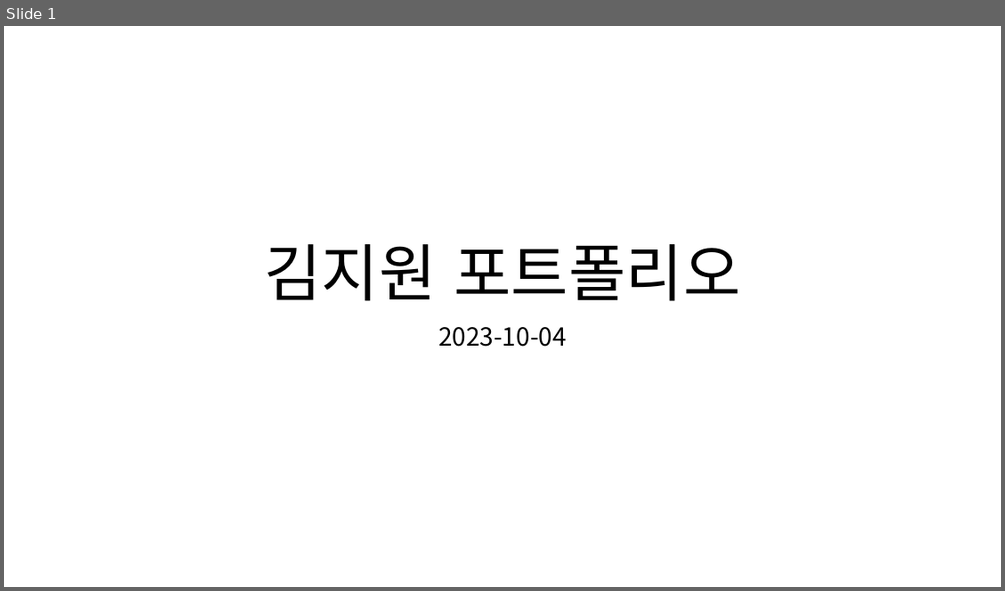
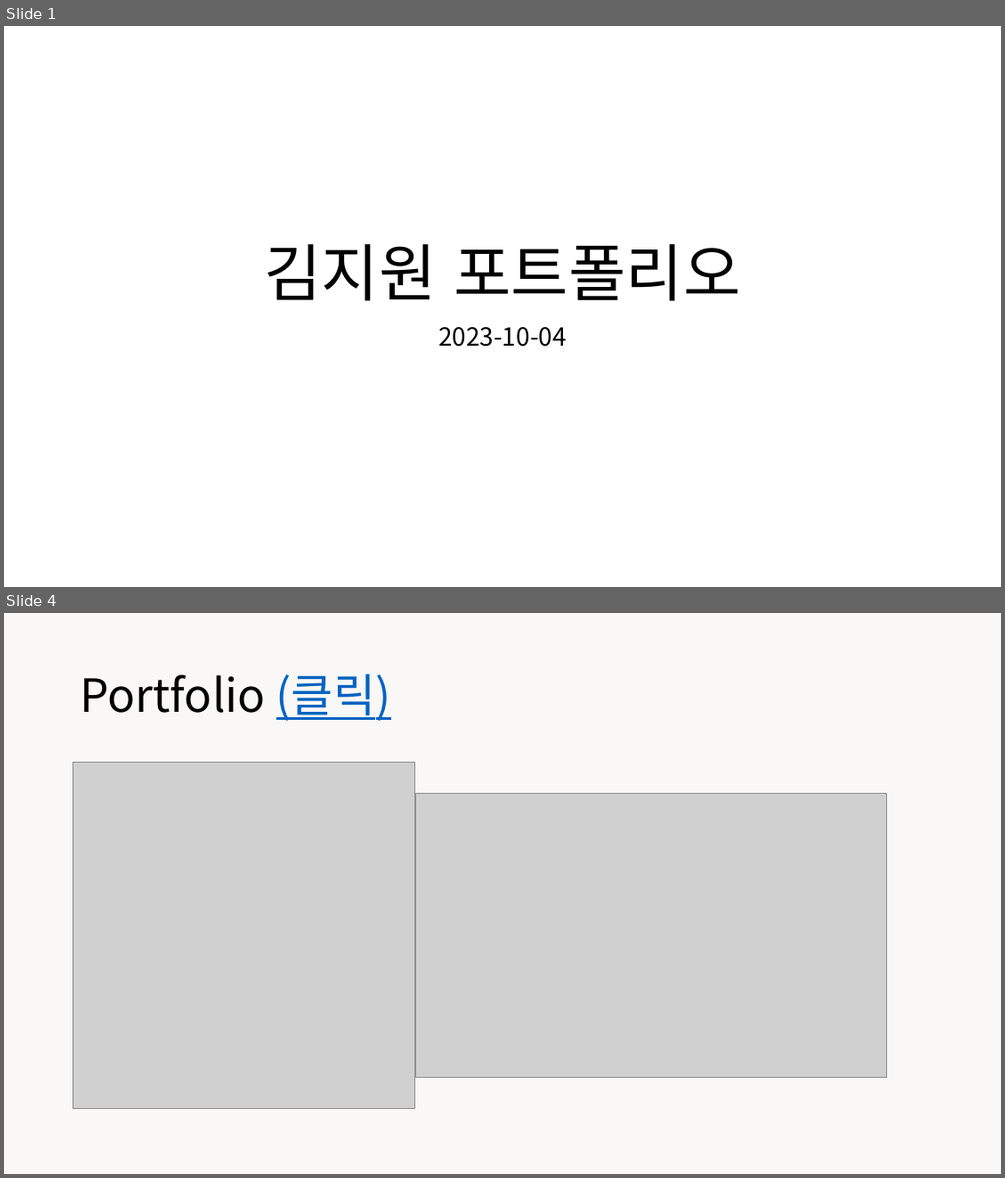
Before and after one commit to benibecan/---, a slide deck: 발표자료.pptx. Shown one above the other, each under a label of ours: slide 1 before the commit, slides 1 and 4 after it; the slides between them are not shown. The pictures are 1005x591 and 1005x1178 pixels, drawn with LibreOffice and Linux fonts; fonts in the diff are those of the drawing; grey boxes stand for pictures. Boxes give left, top, right and bottom in pixels: in the first picture for what was removed or moved away, otherwise in the second. Text is boxed around its words. In the diff, an @@ line names an element or a change of style, - is before the commit and + after.

```diff
--- a/발표자료.pptx
+++ b/발표자료.pptx
@@ slide 4 added at box(4, 613, 1001, 1174), background #F9F8F7 @@
@@ title added at box(80, 674, 391, 721), 44 pt, text #000000 @@
+Portfolio (클릭)
@@ picture added at box(73, 763, 415, 1109) @@
@@ picture added at box(415, 793, 886, 1078) @@
```
Also in this commit, not shown: 4 slides changed, 3 other slides added, 8 other files.
